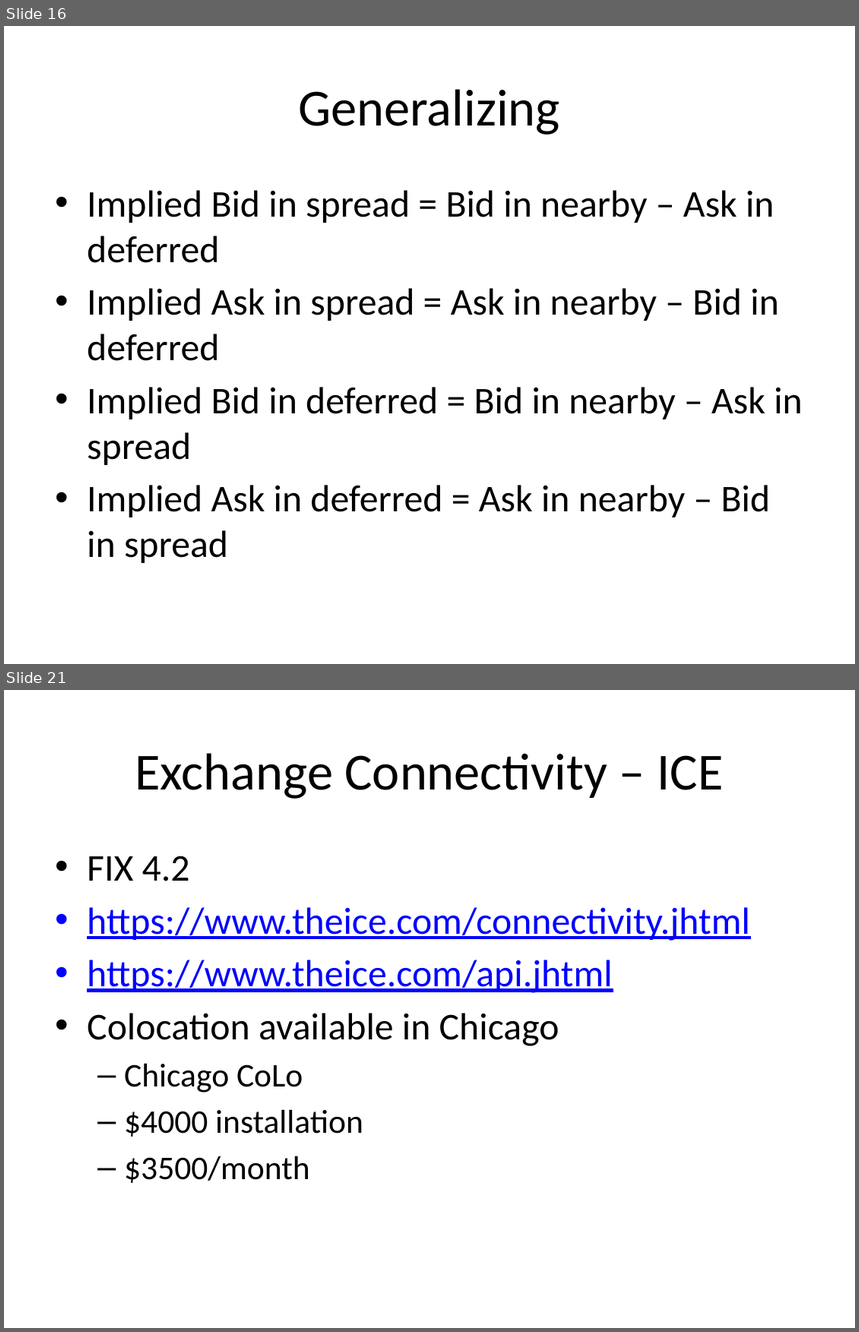
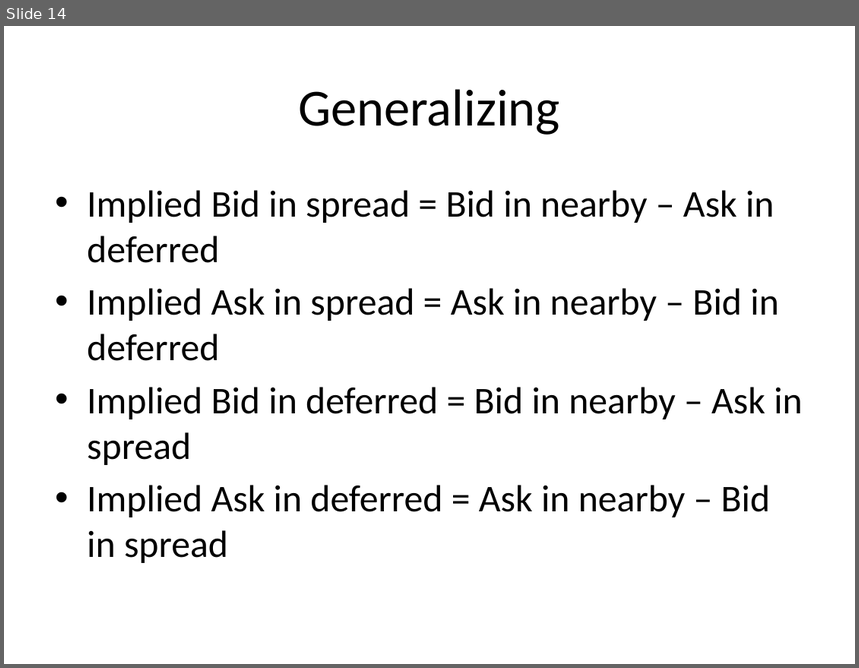
Before and after one commit to benofben/implier, a slide deck: doc/Implier - Background.pptx. Shown one above the other, each under a label of ours: slides 16 and 21 before the commit, slide 14 after it; the slides between them are not shown. The pictures are 859x1332 and 859x668 pixels, drawn with LibreOffice and Linux fonts; fonts in the diff are those of the drawing. Boxes give left, top, right and bottom in pixels: in the first picture for what was removed or moved away, otherwise in the second. Text is boxed around its words. In the diff, an @@ line names an element or a change of style, - is before the commit and + after.

```diff
--- a/doc/Implier - Background.pptx
+++ b/doc/Implier - Background.pptx
@@ slide 21 removed at bbox=[4, 690, 855, 1328], background #FFFFFF @@
@@ title removed at bbox=[135, 753, 723, 799] @@
-Exchange Connectivity – ICE
@@ text removed at bbox=[87, 856, 750, 1183] @@
-• FIX 4.2
-• https://www.theice.com/connectivity.jhtml
-• https://www.theice.com/api.jhtml
-• Colocation available in Chicago
-  – Chicago CoLo
-  – $4000 installation
-  – $3500/month
@@ what was slide 16 is now slide 14 @@
```
Also in this commit, not shown: 2 slides added, 8 other slides removed, 11 other files.
